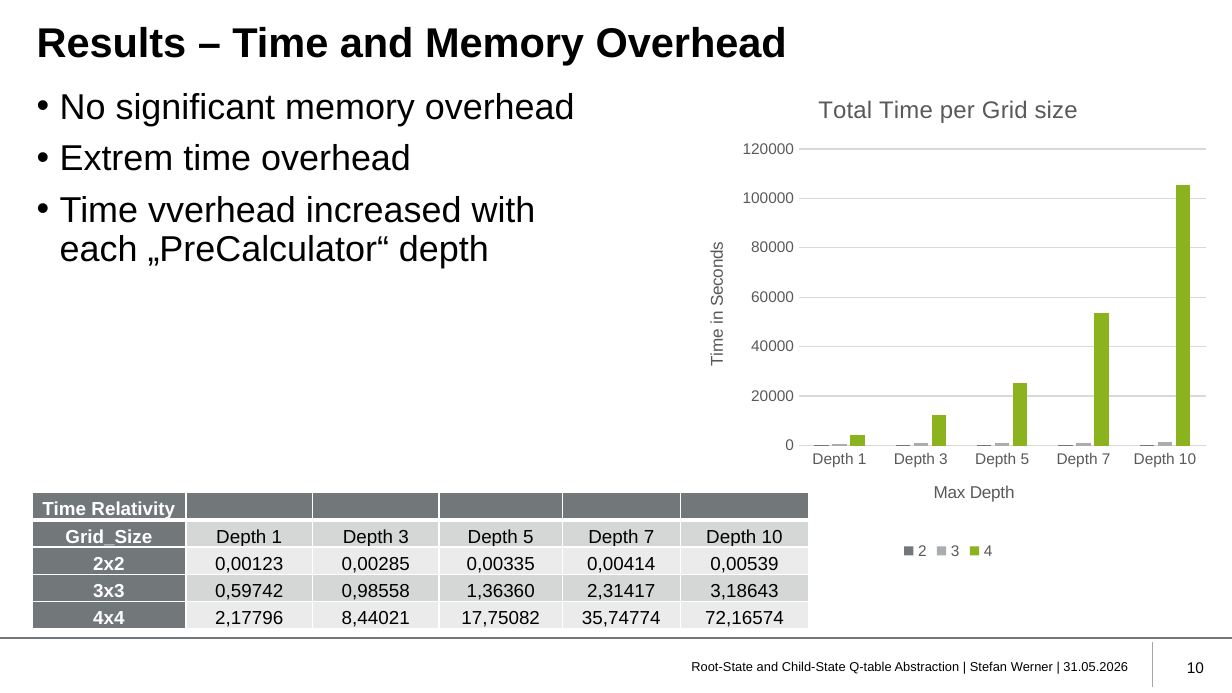
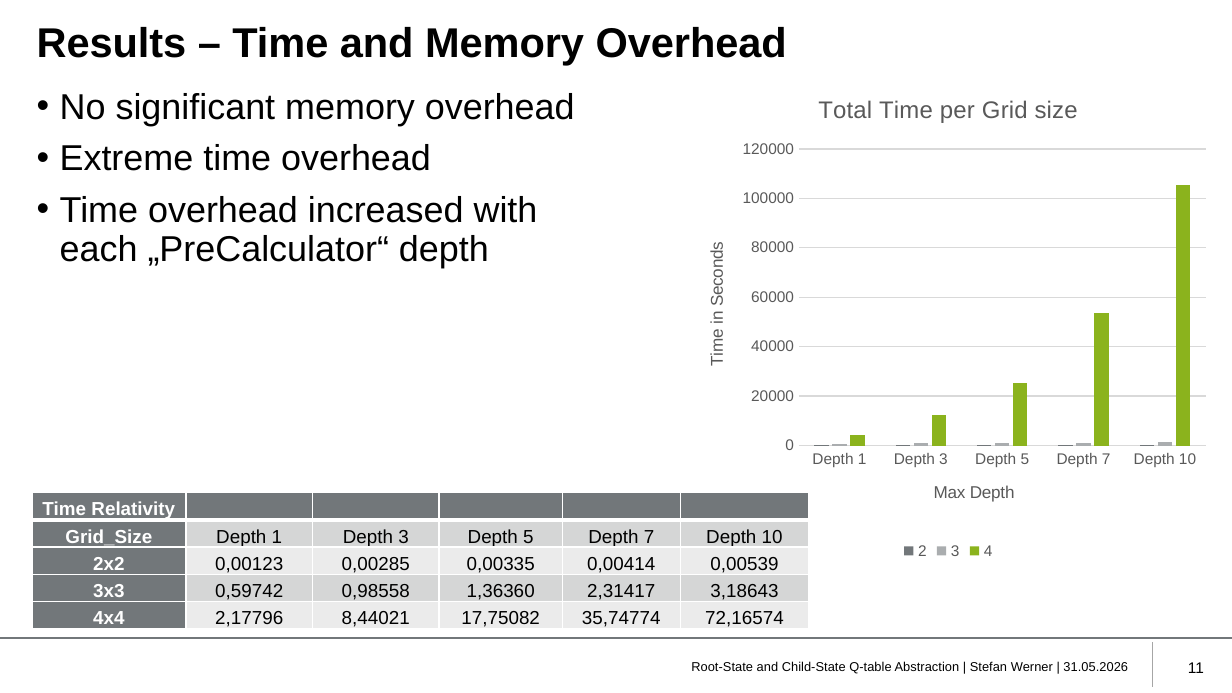
Before and after one commit to RxndyOG/BachelorsThesisStateAbstractionStefanWerner, a slide deck: slide 11 of Thesis/Development of a root-state and child-state abstraction algorithm.pptx (slide 10 before the commit). Drawn at 1232x693 pixels with LibreOffice and Linux fonts; fonts in the diff are those of the drawing; background and template pictures are left out. Boxes give left, top, right and bottom in pixels: in the first picture for what was removed or moved away, otherwise in the second. Text is boxed around its words. In the diff, an @@ line names an element or a change of style, - is before the commit and + after.

```diff
--- a/Thesis/Development of a root-state and child-state abstraction algorithm.pptx
+++ b/Thesis/Development of a root-state and child-state abstraction algorithm.pptx
@@ text at (x1=60, y1=144, x2=538, y2=268): text changed @@
-• Extrem time overhead
-• Time vverhead increased with
-  each „PreCalculator“ depth
+• Extreme time overhead
+• Time overhead increased with
+  each „PreCalculator“ depth
@@ page number at (x1=1188, y1=662, x2=1204, y2=673): text changed @@
-10
+11
```
Also in this commit, not shown: 7 other slides changed, 1 slide added, 6 other files.
